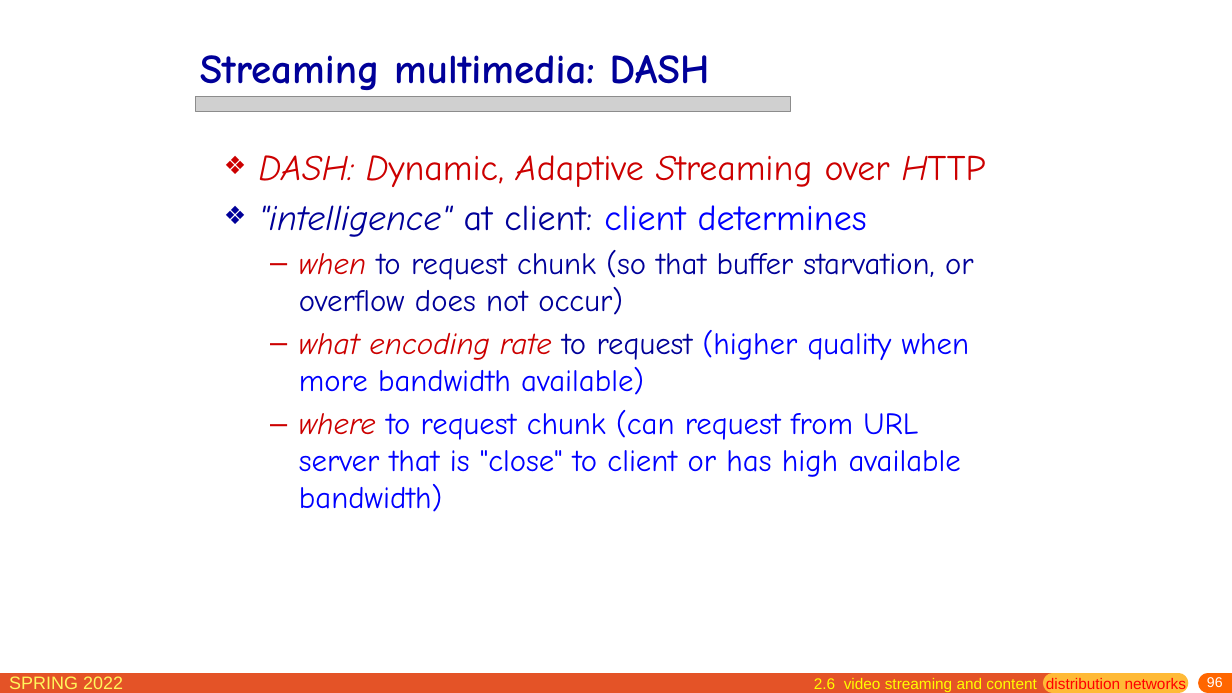
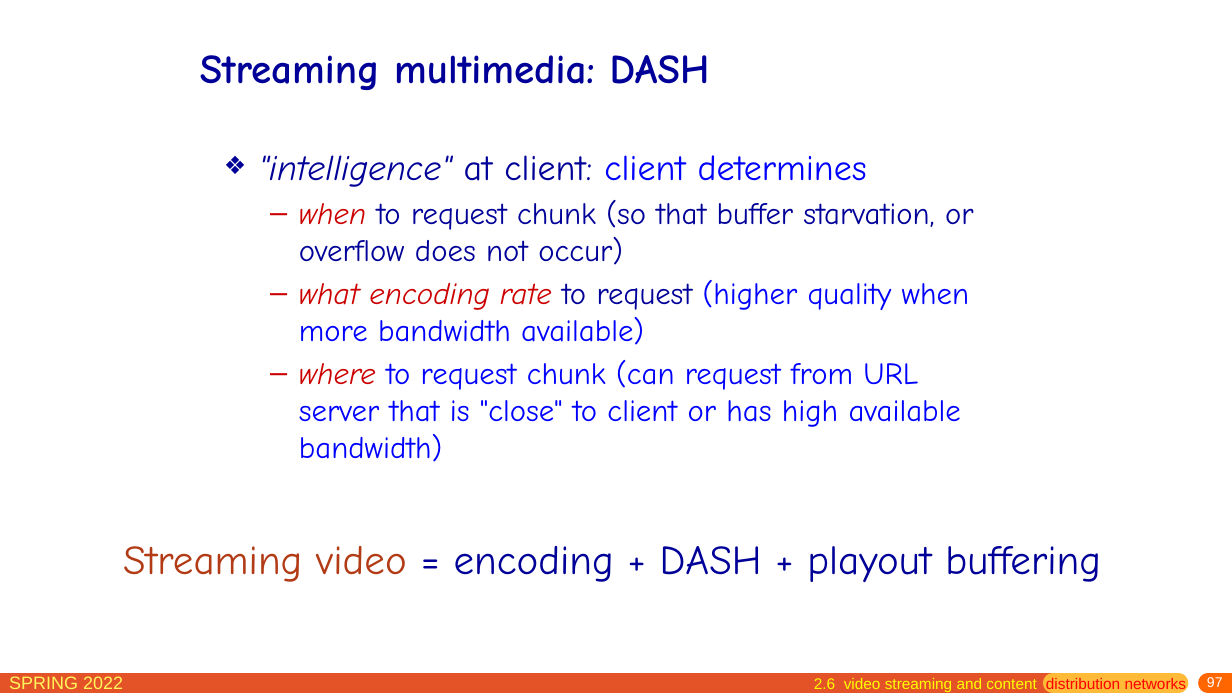
Before and after one commit to network-whu/slides, a slide deck: slide 97 of pptx/chapter2.pptx (slide 96 before the commit). Drawn at 1232x693 pixels with LibreOffice and Linux fonts; fonts in the diff are those of the drawing; grey boxes stand for pictures. Boxes give left, top, right and bottom in pixels: in the first picture for what was removed or moved away, otherwise in the second. Text is boxed around its words. In the diff, an @@ line names an element or a change of style, - is before the commit and + after.

```diff
--- a/pptx/chapter2.pptx
+++ b/pptx/chapter2.pptx
@@ picture removed at (196,97,791,112) @@
@@ text at (259,155,986,187): paragraph removed @@
-❖ DASH: Dynamic, Adaptive Streaming over HTTP
@@ text added at (123,546,1101,582), 32 pt, text #000099 @@
+Streaming video = encoding + DASH + playout buffering
@@ page number at (1207,677,1223,687): text changed @@
-96
+97
```
Also in this commit, not shown: 61 other slides changed, 1 slide added, 1 other file.
